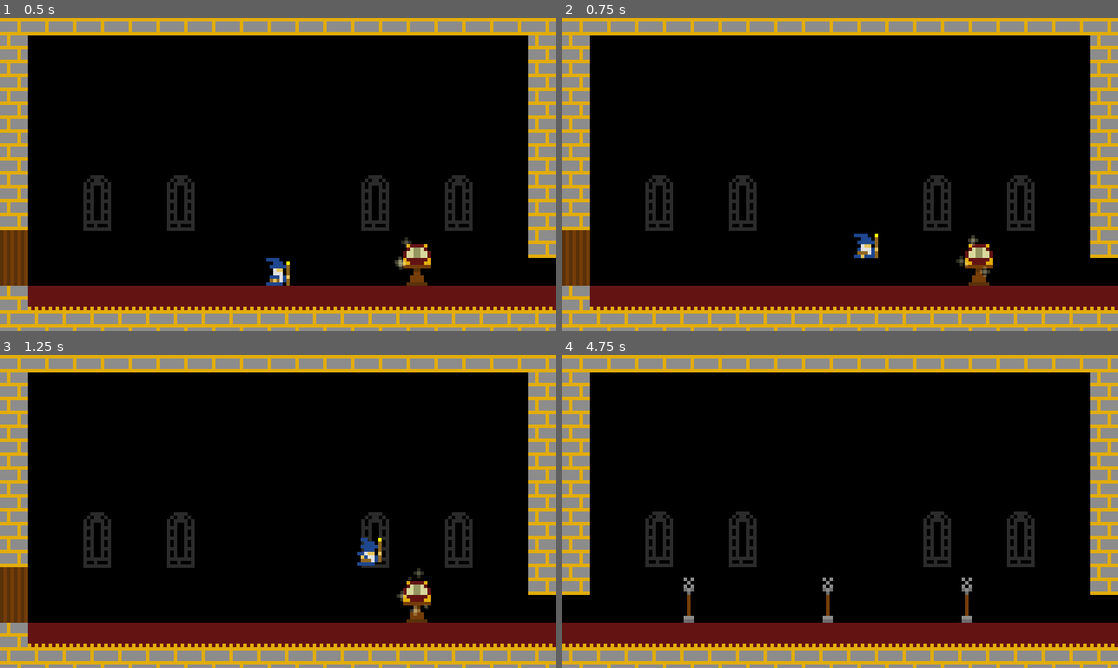
Above: before the commit, frames 1-4 (two rows, left to right).
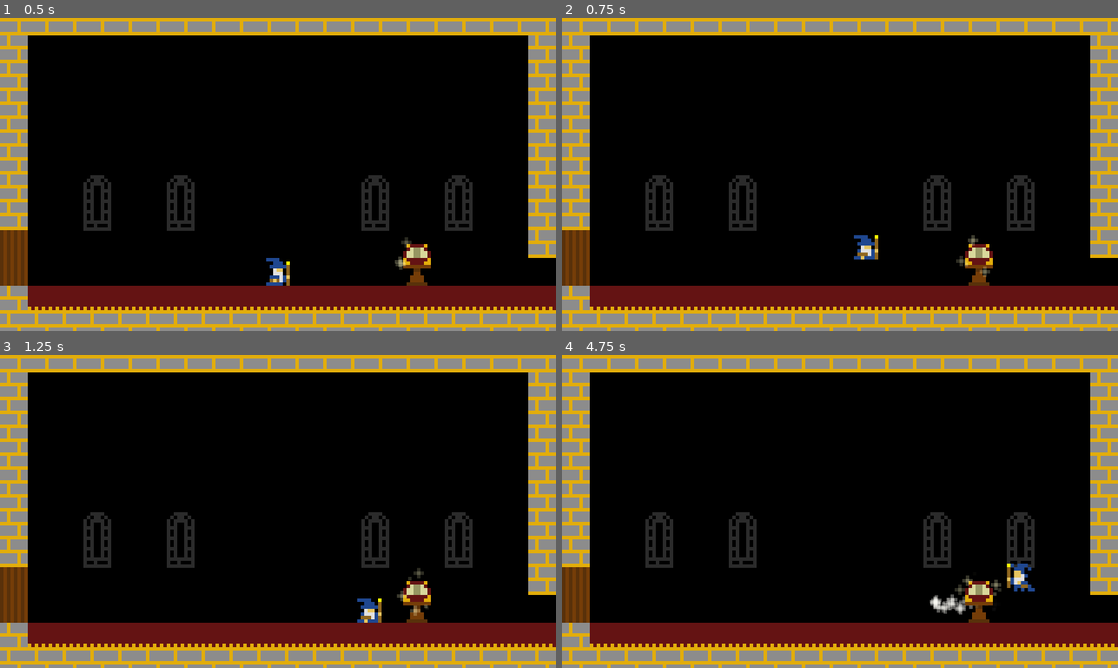
Above: after the commit, the same moments.

Repository: Danjb1/ProgrammingTutorial
Game: Godot game, scene res://levels/level_1.tscn
The game is run twice, just before and just after one commit, with the same random seed, the same clock (stepped at 60 frames per second) and the same inputs.
Inputs:
- Up to frame 1 (0.5 s): no input
- Up to frame 2 (0.75 s): hold Right (right) from 0.53 s (still down); tap Space (jump) at 0.6 s
- Up to frame 3 (1.25 s): keep holding Right (right); tap Space (jump) at 0.77, 1.07 s
- Up to frame 4 (4.75 s): tap Shift (run) at 1.35 s; tap Space (jump) at 1.52, 1.55, 1.82, 2.3, 2.85, 3.02, 3.32, 3.77, 3.8, 4.07, 4.52, 4.55 s; release Right (right) at 2.03 s; hold Left (left) 2.03-2.78 s; tap Z (spell) at 2.1, 4.35 s; hold Right (right) 2.78-4.28 s; hold Shift (run) 3.53-4.28 s; hold Left (left) from 4.28 s (still down)

Frame 1 is identical in both runs. In frame 2, 0.2% of the frame differs, in the area x 52-57%, y 68-78%; in frame 3, 0.5%; in frame 4, 3.1%, in the area x 0-86%, y 50-94%.

Commit message:
Add variable-height jump

Diff:
--- a/project/characters/character.gd
+++ b/project/characters/character.gd
@@ -6,6 +6,7 @@
 class JumpParams:
 	var gravity_scale := 0.0
 	var jump_speed := 0.0
+	var jump_time := 0.0
 
 ## Helper class used to store data about a tile collision.
 class TileCollision:
@@ -44,10 +45,10 @@
 @export_category("Jump")
 ################################################################################
 
-## Apex height when jumping
+## Apex height when jumping (pixels)
 @export var jump_height := 135.0
 
-## Time to reach apex when jumping
+## Time to reach apex when jumping (seconds)
 @export var jump_time := 0.5
 
 ################################################################################
@@ -91,7 +92,7 @@
 	_post_spawn_physics()
 
 func _post_spawn_physics():
-	_jump_params = _calc_jump_params(jump_height, jump_time)
+	_jump_params = _calc_jump_params_for_time(jump_height, jump_time)
 	_gravity_scale = _jump_params.gravity_scale
 	# If we are spawning on a floor then we should snap to it, to prevent any
 	# extraneous "landed" events being fired later.
@@ -105,9 +106,12 @@
 		move_and_slide()
 
 func _physics_process(delta: float) -> void:
+	var prev_velocity := velocity
 	_apply_gravity(delta)
 	_process_input()
 	_move()
+	if prev_velocity.y <= 0.0 and velocity.y > 0.0:
+		_reached_jump_apex()
 
 ## Applies gravity to our current velocity.
 func _apply_gravity(delta: float) -> void:
@@ -125,7 +129,7 @@
 	else:
 		_decelerate()
 
-## Applies deceleration to lateral velocity
+## Applies deceleration to lateral velocity.
 func _decelerate() -> void:
 	velocity.x = move_toward(velocity.x, 0, deceleration)
 
@@ -184,35 +188,82 @@
 	pass
 
 ## Calculates the jump parameters required to reach the given height in the given time.
-func _calc_jump_params(p_jump_height: float, p_jump_time: float) -> JumpParams:
+func _calc_jump_params_for_time(
+		apex_height: float,
+		p_jump_time: float) -> JumpParams:
 	var jump_params := JumpParams.new()
+	jump_params.jump_time = p_jump_time
 
 	# From equations of motion:
 	#   s = ut + 0.5 * a * t^2
 	# rearranged for a:
-	#   a = 2 * s / t^2 - ut
+	#   a = (2 * s - ut) / t^2
 	# where:
 	#   s = apex height
 	#   t = fall duration (same as time to reach apex)
-	#   u = initial velocity (0)
-	var desired_gravity = 2.0 * p_jump_height / pow(p_jump_time, 2.0)
+	#   u = initial speed (0)
+	var desired_gravity = 2.0 * apex_height / pow(p_jump_time, 2.0)
 	jump_params.gravity_scale = desired_gravity / get_gravity().length()
 
 	# From equations of motion:
 	#   v = u + at
 	# where:
-	#   u = 0 (initial speed)
+	#   u = initial speed (0)
 	#   a = gravity
-	#   t = time to reach apex
-	jump_params.jump_speed = desired_gravity * p_jump_time
+	#   t = time to reach apex (seconds)
+	jump_params.jump_speed = -desired_gravity * p_jump_time
+
+	return jump_params
+
+## Calculates the jump parameters required to reach the given height with some initial speed.
+## Initial speed should be negative for upwards motion.
+func _calc_jump_params_for_speed(
+		apex_height: float,
+		initial_speed: float) -> JumpParams:
+	var jump_params := JumpParams.new()
+	jump_params.jump_speed = initial_speed
+
+	# From equations of motion:
+	#   (1) s = ut - at^2 / 2
+	#   (2) v = u + at
+	#
+	# Given v = 0 at the apex, (2) becomes:
+	#   t = -u/a
+	#
+	# Substituting into (1) and rearranging gives:
+	#   a = -u^2 / 2s
+	#
+	# where:
+	#   u = initial speed
+	#   s = apex height
+	var desired_gravity := pow(initial_speed, 2.0) / (2 * apex_height)
+	jump_params.gravity_scale = desired_gravity / get_gravity().length()
+
+	# From equations of motion:
+	#   v = u + at
+	#
+	# Rearranged for t:
+	#   t = (v - u) / a
+	#
+	# where:
+	#   v = 0 (velocity at apex)
+	#   u = initial speed
+	#   a = gravity
+	jump_params.jump_time = 0.0 if (desired_gravity == 0.0) else initial_speed / desired_gravity;
 
 	return jump_params
 
 ## Launches the character upwards based on our jump parameters.
 func _jump() -> void:
-	_gravity_scale = _jump_params.gravity_scale
-	velocity.y = -_jump_params.jump_speed
+	_apply_jump_params(_jump_params)
 	character_jumped.emit(self)
+
+func _apply_jump_params(jump_params: JumpParams) -> void:
+	_gravity_scale = jump_params.gravity_scale
+	velocity.y = jump_params.jump_speed
+
+func _reached_jump_apex() -> void:
+	pass
 
 ## Called whenever the character becomes grounded.
 func _landed() -> void:
--- a/project/characters/player.gd
+++ b/project/characters/player.gd
@@ -16,6 +16,12 @@
 
 ## Time window after leaving the ground during which the player can still jump
 var _COYOTE_TIME_MS := 35
+
+## Time for which jump must be held to achieve a max-height jump
+var _MAX_JUMP_HOLD_TIME_MS := 300
+
+## Height of the player's jump if the jump key is released immediately
+var _MIN_JUMP_HEIGHT := 68.0
 
 @onready var _sprite: PlayerSprite = $%AnimatedSprite2D
 @onready var _jump_audio: AudioStreamPlayer2D = $%JumpAudio
@@ -26,8 +32,10 @@
 
 var _interactable: Interactable
 var _last_grounded_timestamp := 0.0
+var _jump_started_timestamp := 0.0
 var _current_projectile: SpellProjectile
 var _inventory := Inventory.new()
+var _has_reached_jump_apex := false
 
 func _ready() -> void:
 	super._ready()
@@ -41,7 +49,9 @@
 
 func _process_jump_input() -> void:
 	if Input.is_action_just_pressed("jump"):
-		_attempt_jump()
+		_jump_pressed()
+	if Input.is_action_just_released("jump"):
+		_jump_released()
 
 func _can_jump() -> bool:
 	return _was_recently_grounded(_COYOTE_TIME_MS)
@@ -58,13 +68,64 @@
 		_last_grounded_timestamp = Time.get_ticks_msec()
 	super._move()
 
-func _attempt_jump() -> void:
+func _jump_pressed() -> void:
 	if _can_jump():
 		_jump()
 
 func _jump() -> void:
 	super._jump()
+	_has_reached_jump_apex = false
 	_jump_audio.play()
+	_jump_started_timestamp = Time.get_ticks_msec()
+
+func _jump_released() -> void:
+	if velocity.y >= 0.0:
+		# Player is already descending
+		return
+	var jump_held_time := Time.get_ticks_msec() - _jump_started_timestamp
+	if jump_held_time < _MAX_JUMP_HOLD_TIME_MS:
+		_terminate_jump_early(jump_held_time)
+
+func _terminate_jump_early(jump_held_time: float) -> void:
+	# We need to adjust our jump arc so that we don't reach our max jump height.
+	# This is needed to support variable-height jumps.
+	var jump_progress := jump_held_time / _MAX_JUMP_HOLD_TIME_MS
+	var current_height := _calc_jump_height(_jump_params, jump_held_time)
+	# We know that desired height is somewhere between current height and max height.
+	# We use jump_progress to determine how far into this range to aim for.
+	var desired_height := remap(jump_progress, 0.0, 1.0, current_height, jump_height)
+	desired_height = max(desired_height, _MIN_JUMP_HEIGHT)
+	assert(current_height > 0.0 and current_height < desired_height)
+	var remaining_height := desired_height - current_height
+	#var remaining_time_ms := _MAX_JUMP_HOLD_TIME_MS - jump_held_time
+	#var remaining_time := remaining_time_ms / 1000.0
+	var new_jump_params := _calc_jump_params_for_speed(remaining_height, velocity.y)
+	_apply_jump_params(new_jump_params)
+
+## Calculates the height of a jump after the elapsed time.
+func _calc_jump_height(jump_params: JumpParams, time_ms: float) -> float:
+	# From equations of motion:
+	#   s = ut + 0.5 * a * t^2
+	# where:
+	#   u = initial y-speed in px per second
+	#   t = time in seconds
+	#   a = acceleration (gravity) in px per second squared
+	var time_s := time_ms / 1000.0
+	var gravity := get_gravity().length() * jump_params.gravity_scale
+	var displacement = jump_params.jump_speed * time_s + 0.5 * gravity * pow(time_s, 2)
+	# We are interested in the height, which is negative displacement (since -y is up)
+	return -displacement
+
+func _reached_jump_apex() -> void:
+	if _has_reached_jump_apex:
+		return
+	# Our variable jump height can mess with our gravity scale.
+	# Once we've passed the apex, we need to reset it to the default.
+	_gravity_scale = _jump_params.gravity_scale
+	# If our gravity scale was set very high, we might now be falling way too fast.
+	# Reset our vertical velocity for good measure.
+	velocity.y = 0
+	_has_reached_jump_apex = true
 
 func _landed() -> void:
 	super._landed()
